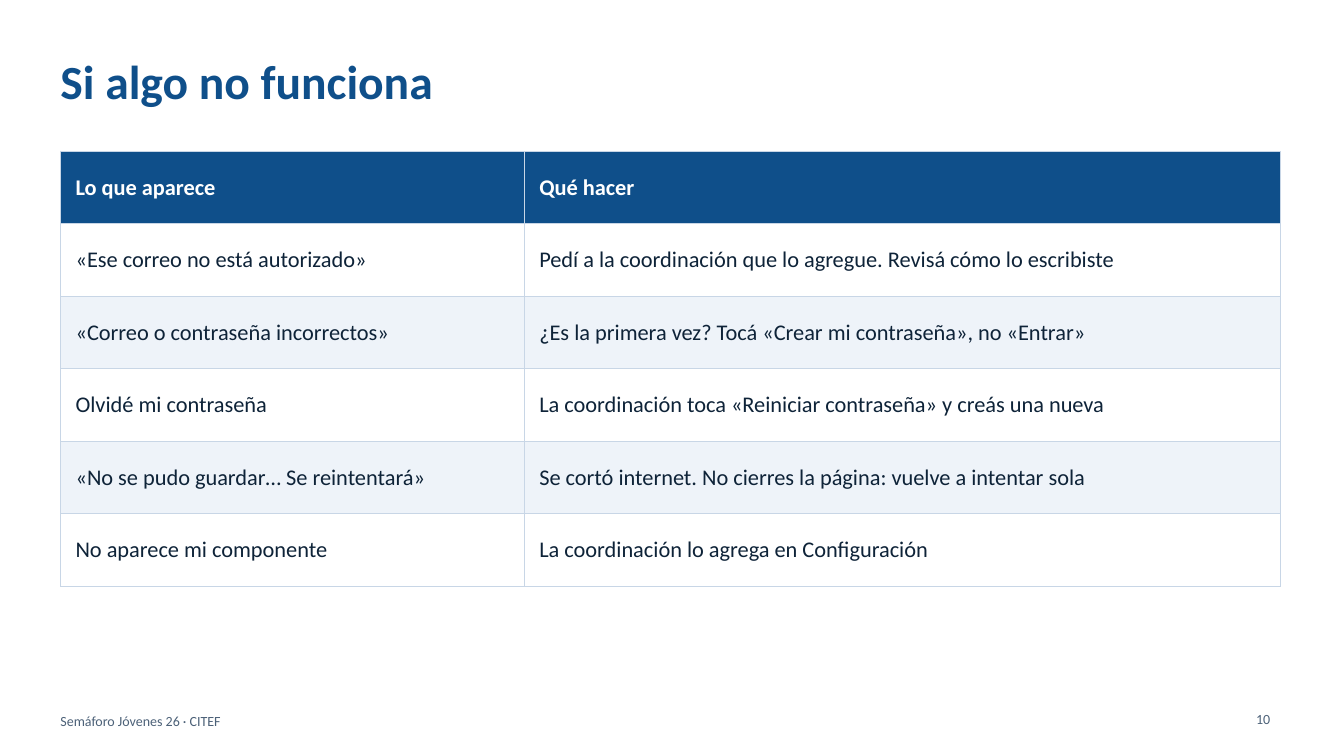
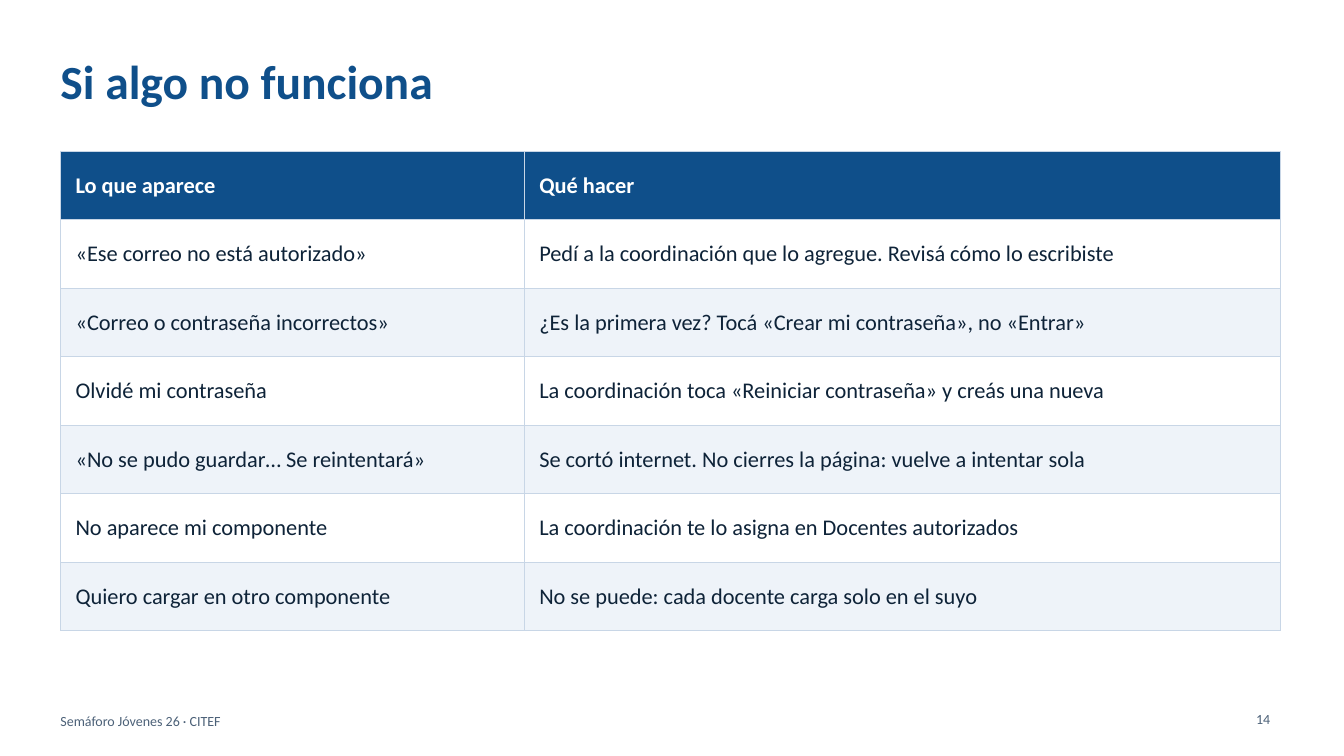
Before and after one commit to marcelosanchezempresa-eng/desafio-ted, a slide deck: slide 14 of jovenes26-citef/Presentacion-Semaforo-Jovenes26.pptx (slide 10 before the commit). Drawn at 1344x756 pixels with LibreOffice and Linux fonts; fonts in the diff are those of the drawing. Boxes give left, top, right and bottom in pixels: in the first picture for what was removed or moved away, otherwise in the second. Text is boxed around its words. In the diff, an @@ line names an element or a change of style, - is before the commit and + after.

```diff
--- a/jovenes26-citef/Presentacion-Semaforo-Jovenes26.pptx
+++ b/jovenes26-citef/Presentacion-Semaforo-Jovenes26.pptx
@@ table at <box>60,151,1280,612</box> @@
-row 6: No aparece mi componente | La coordinación lo agrega en Configuración
+row 6: No aparece mi componente | La coordinación te lo asigna en Docentes autorizados
+row 7: Quiero cargar en otro componente | No se puede: cada docente carga solo en el suyo
@@ page number at <box>1256,715,1270,724</box>: text changed @@
-10
+14
```
Also in this commit, not shown: 2 other slides changed, 4 slides added, 8 other files.
